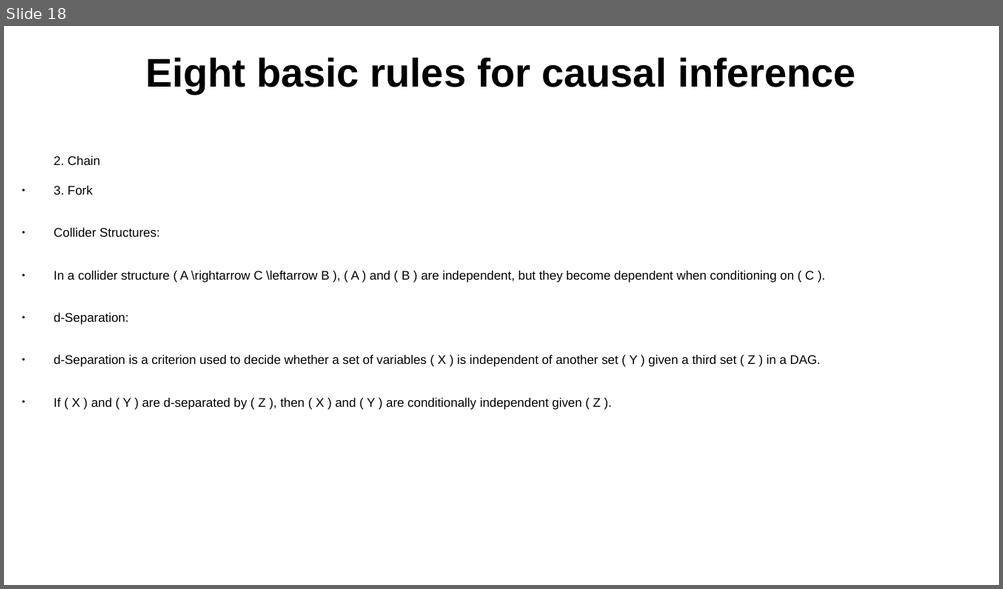
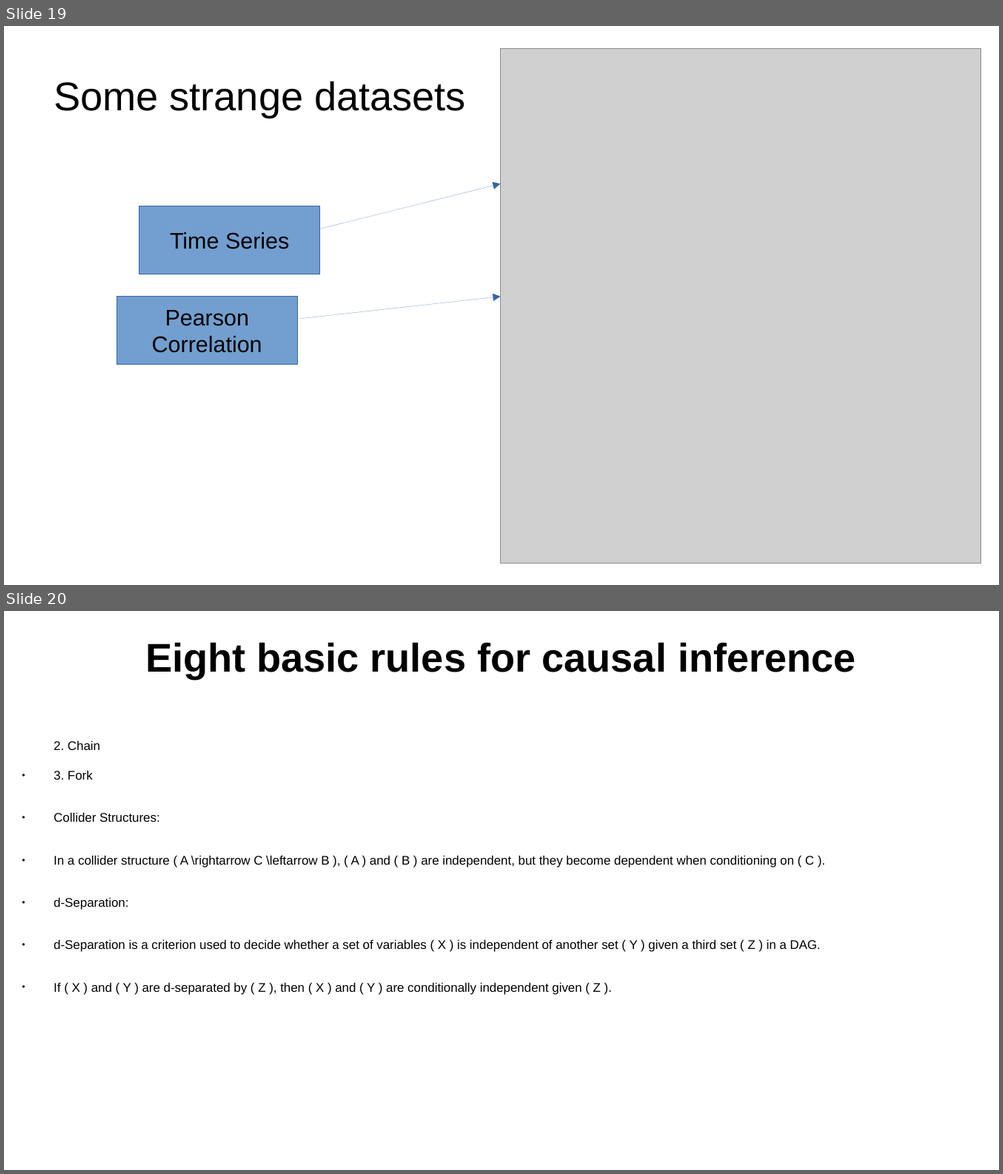
Before and after one commit to emoen/CausalityDiscoveryCrunchDAO, a slide deck: presentation/HIBRAIN_March_25.odp. Shown one above the other, each under a label of ours: slide 18 before the commit, slides 19 and 20 after it. The pictures are 1003x589 and 1003x1174 pixels, drawn with LibreOffice and Linux fonts; fonts in the diff are those of the drawing; grey boxes stand for pictures. Boxes give left, top, right and bottom in pixels: in the first picture for what was removed or moved away, otherwise in the second. Text is boxed around its words. In the diff, an @@ line names an element or a change of style, - is before the commit and + after.

```diff
--- a/presentation/HIBRAIN_March_25.odp
+++ b/presentation/HIBRAIN_March_25.odp
@@ slide 19 added at (4,26,999,585), background #FFFFFF @@
@@ picture added at (501,48,981,564) @@
@@ title added at (54,81,466,118), 32 pt, text #000000 @@
+Some strange datasets
@@ arrow added from (320, 229) to (501, 184), #3465A4 0 pt @@
@@ rectangle added at (139,207,320,274), fill #729FCF, outline #3465A4 0 pt, 18 pt, text #000000 @@
+Time Series
@@ rectangle added at (116,297,297,364), fill #729FCF, outline #3465A4 0 pt, 18 pt, text #000000 @@
+Pearson Correlation
@@ arrow added from (297, 319) to (501, 297), #3465A4 0 pt @@
@@ what was slide 18 is now slide 20 @@
```
Also in this commit, not shown: 6 slides changed, 7 other slides added, 6 slides removed.
